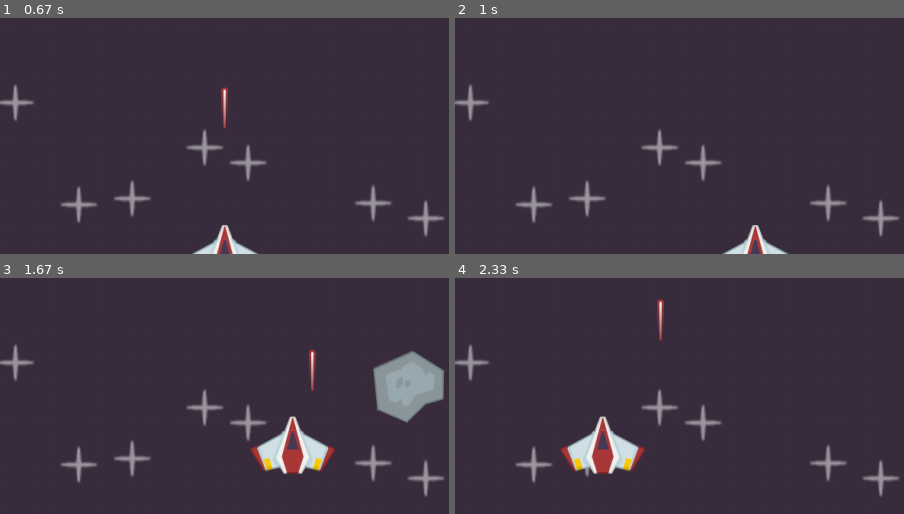
Above: before the commit, frames 1-4 (two rows, left to right).
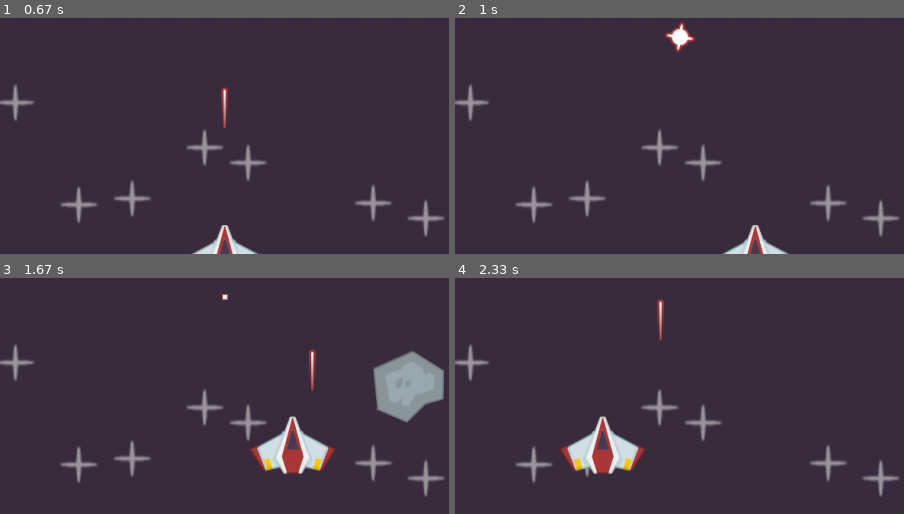
Above: after the commit, the same moments.

Repository: Israel-Andrade-P/PyGameRepo
Game: pygame game, started from code/main.py
The game is run twice, just before and just after one commit, with the same random seed, the same clock (stepped at 60 frames per second) and the same inputs.
Inputs:
- Up to frame 1 (0.67 s): tap Space at 0.33 s
- Up to frame 2 (1 s): hold Right from 0.67 s (still down); tap Space at 0.73 s
- Up to frame 3 (1.67 s): tap Space at 1.03, 1.23, 1.57 s; release Right at 1.13 s; hold Up 1.17-1.47 s; hold Left from 1.5 s (still down)
- Up to frame 4 (2.33 s): tap Space at 1.87, 2.07 s; release Left at 1.97 s; hold Left from 2 s (still down)
The pictures show only the part of the screen within x 25-75%, y 0-50%; the shares and areas given below are measured in that part.

Frame 1 is identical in both runs. In frame 2, 0.4% of the frame differs, in the area x 46-54%, y 1-15%; in frame 3, less than 0.1%; in frame 4, nothing differs.

Commit message:
messing with animations

Diff:
--- a/code/main.py
+++ b/code/main.py
@@ -85,8 +85,18 @@
 class AnimatedExplosion(pygame.sprite.Sprite):
     def __init__(self, frames, pos, groups):
         super().__init__(groups)
-        self.image = frames[0]
+        self.frames = frames
+        self.frame_index = 0
+        self.image = frames[self.frame_index]
         self.rect = self.image.get_frect(center = pos)
+
+    def update(self, dt):
+        self.frame_index += 20 * dt
+        if self.frame_index < len(self.frames):
+            self.image = self.frames[int(self.frame_index)]
+        else:
+            self.kill()
+
 
 def collisions():
     global running
@@ -98,6 +108,7 @@
         collided_sprites = pygame.sprite.spritecollide(laser, meteor_sprites, True)
         if collided_sprites:
             laser.kill()
+            AnimatedExplosion(explosion_frames, laser.rect.midtop, all_sprites)
 
 def display_score():
     current_time = pygame.time.get_ticks() // 100
@@ -119,6 +130,7 @@
 star_surf = pygame.image.load(join("images", "star.png")).convert_alpha()
 laser_surf = pygame.image.load(join("images", "laser.png")).convert_alpha()
 meteor_surf = pygame.image.load(join("images", "meteor.png")).convert_alpha()
+explosion_frames = [pygame.image.load(join("images", "explosion", f"{i}.png")).convert_alpha() for i in range(21)]
 font = pygame.font.Font(join("images", "Oxanium-Bold.ttf"), 40)
 
 #sprites
